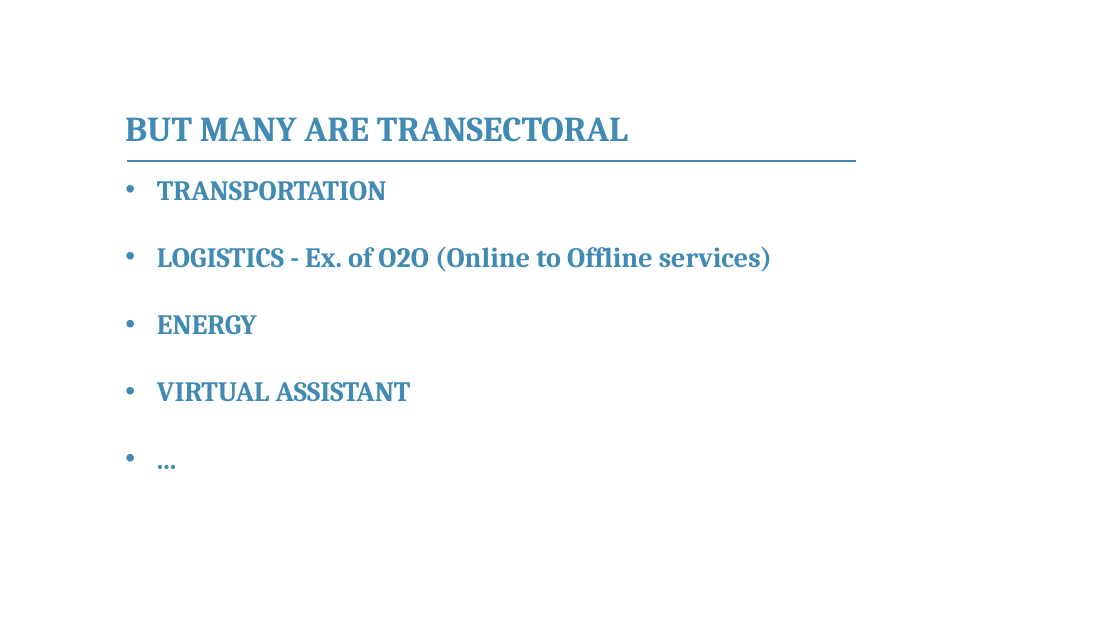
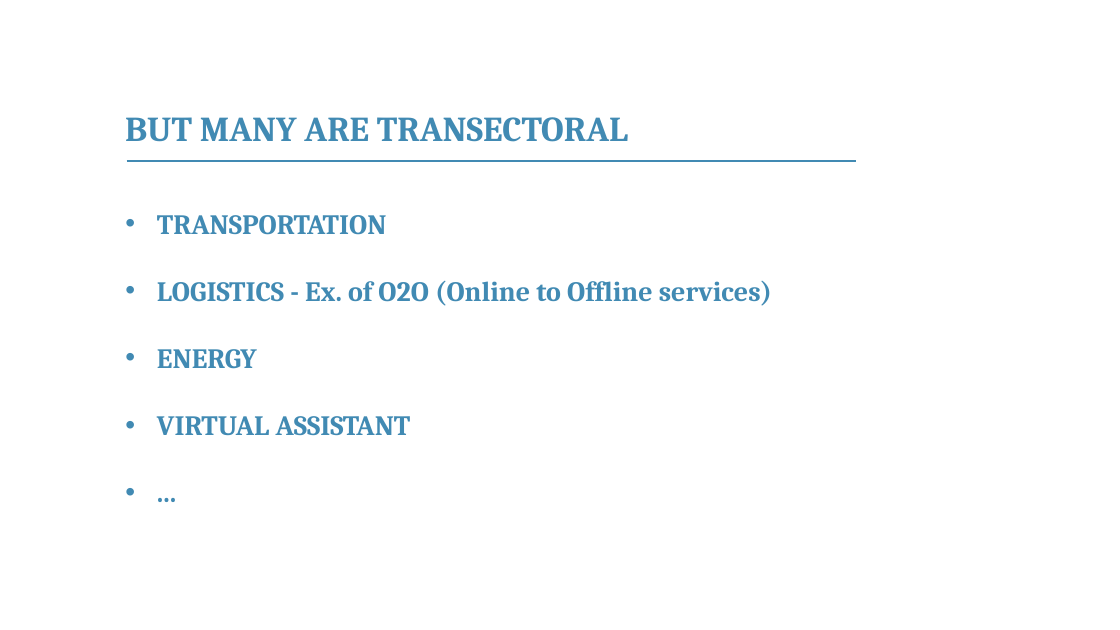
Before and after one commit to franckalbinet/itu-eaco-zanzibar-12-2018, a slide deck: slide 7 of presentations/session-5-application-of-ai.pptx. Drawn at 1120x630 pixels with LibreOffice and Linux fonts; fonts in the diff are those of the drawing; background and template pictures are left out. Boxes give left, top, right and bottom in pixels: in the first picture for what was removed or moved away, otherwise in the second. Text is boxed around its words. In the diff, an @@ line names an element or a change of style, - is before the commit and + after.

```diff
--- a/presentations/session-5-application-of-ai.pptx
+++ b/presentations/session-5-application-of-ai.pptx
@@ text "TRANSPORTATION": place and size @@
-text "TRANSPORTATION" at (157, 181, 772, 401)
+text "TRANSPORTATION" at (157, 215, 772, 435)
```
Also in this commit, not shown: 2 other slides changed, 3 slides added, 4 slides removed, 1 other file.
